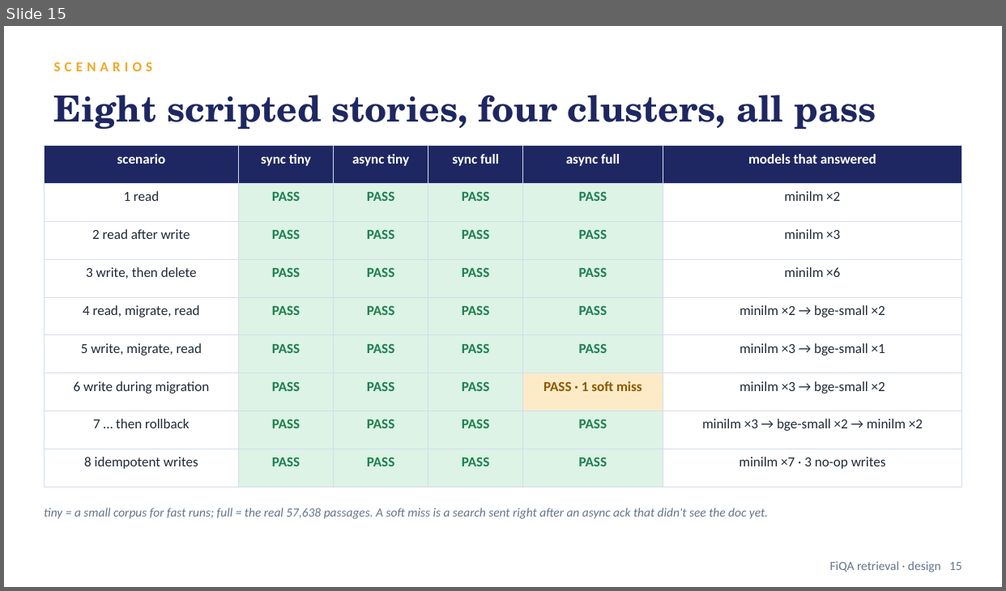
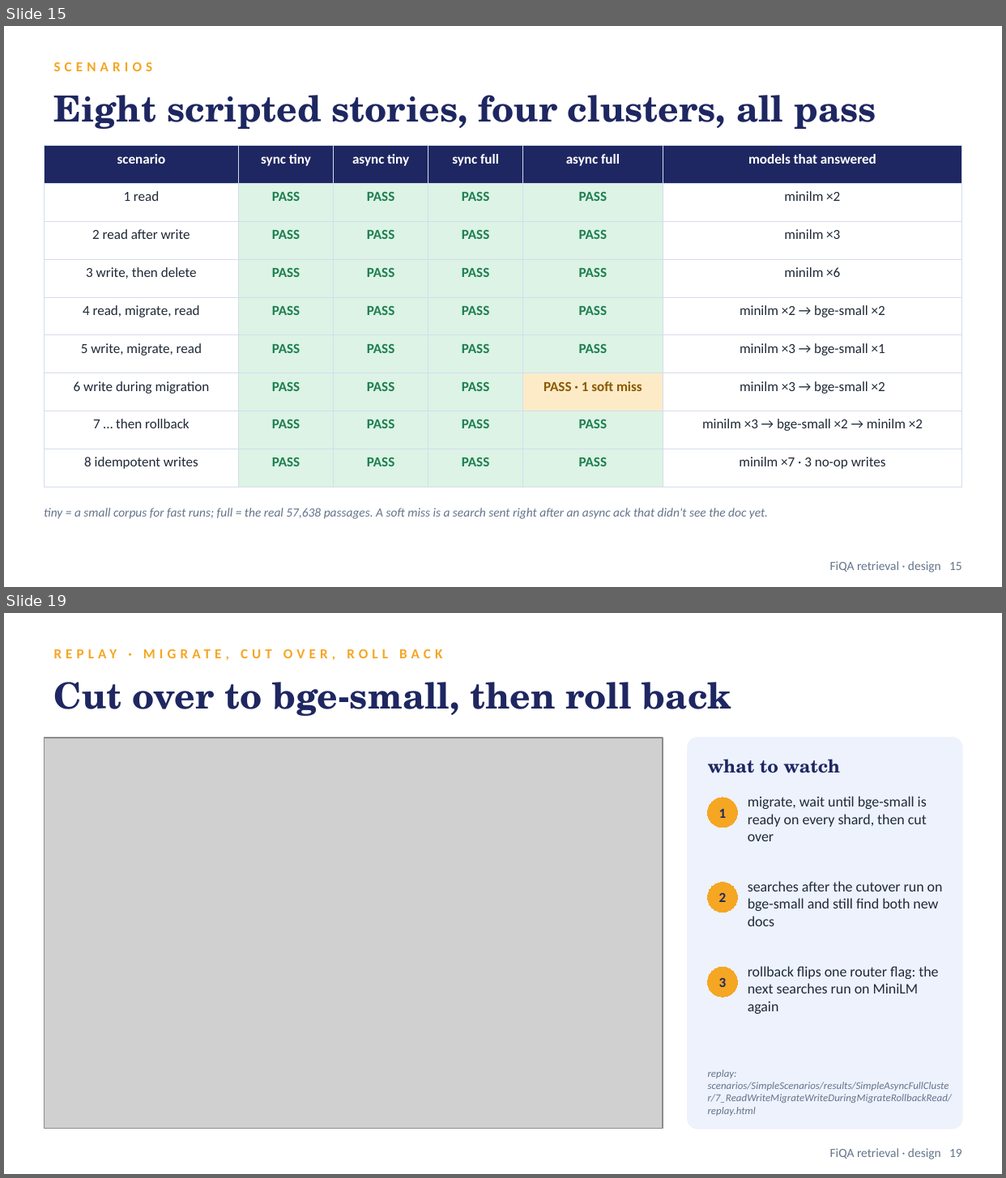
Before and after one commit to node31/fiqa-agentic-retrieval, a slide deck: docs/design/DESIGN.pptx. Shown one above the other, each under a label of ours: slide 15 before the commit, slides 15 and 19 after it; the slides between them are not shown. The pictures are 1006x591 and 1006x1178 pixels, drawn with LibreOffice and Linux fonts; fonts in the diff are those of the drawing; grey boxes stand for pictures. Boxes give left, top, right and bottom in pixels: in the first picture for what was removed or moved away, otherwise in the second. Text is boxed around its words. In the diff, an @@ line names an element or a change of style, - is before the commit and + after.

Commit message:
Add five replay GIFs to the design deck

```diff
--- a/docs/design/DESIGN.pptx
+++ b/docs/design/DESIGN.pptx
@@ slide 19 added at [4,613,1002,1174], background #FFFFFF @@
@@ text added at [54,638,952,668], 10 pt, text #F5A623, bold @@
+REPLAY · MIGRATE, CUT OVER, ROLL BACK
@@ text added at [54,682,731,716], 26 pt, text #1E2761, bold @@
+Cut over to bge-small, then roll back
@@ picture added at [44,738,663,1129] @@
@@ rounded rectangle added at [688,738,962,1129], fill #EEF2FD, outline #EEF2FD 1 pt @@
@@ text added at [708,759,840,773], 13 pt, text #1E2761, bold @@
+what to watch
@@ ellipse added at [708,798,738,828], fill #F5A623, outline #F5A623 0.75 pt, 10 pt, text #1E2761, bold @@
+1
@@ text added at [748,796,927,841], 10.5 pt, text #1F2937 @@
+migrate, wait until bge-small is ready on every shard, then cut over
@@ ellipse added at [708,883,738,913], fill #F5A623, outline #F5A623 0.75 pt, 10 pt, text #1E2761, bold @@
+2
@@ text added at [748,881,943,926], 10.5 pt, text #1F2937 @@
+searches after the cutover run on bge-small and still find both new docs
@@ ellipse added at [708,967,738,997], fill #F5A623, outline #F5A623 0.75 pt, 10 pt, text #1E2761, bold @@
+3
@@ text added at [748,966,938,1014], 10.5 pt, text #1F2937 @@
+rollback flips one router flag: the next searches run on MiniLM again
@@ text added at [708,1070,952,1116], 7.5 pt, text #64748B, italic @@
+replay: scenarios/SimpleScenarios/results/SimpleAsyncFullCluster/7_ReadWriteMigrateWriteDuringMigrateRollbackRead/replay.html
@@ text added at [830,1148,962,1160], 9 pt, text #64748B @@
+FiQA retrieval · design 19
```
Also in this commit, not shown: 2 slides changed, 4 other slides added.
